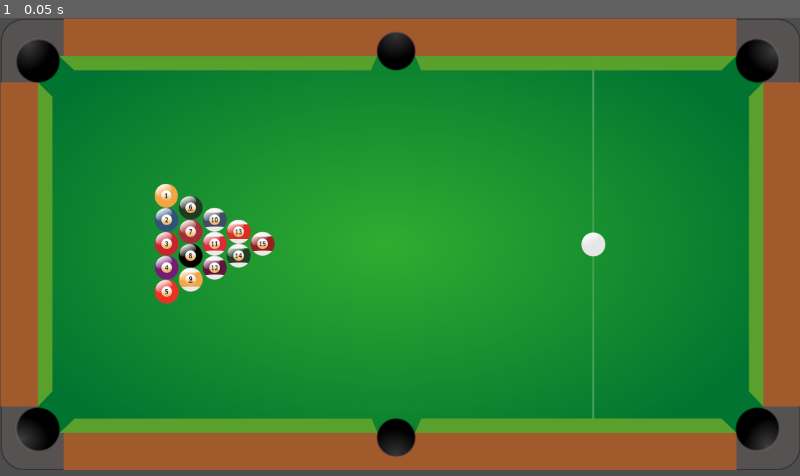
Above: before the commit, frame 1.
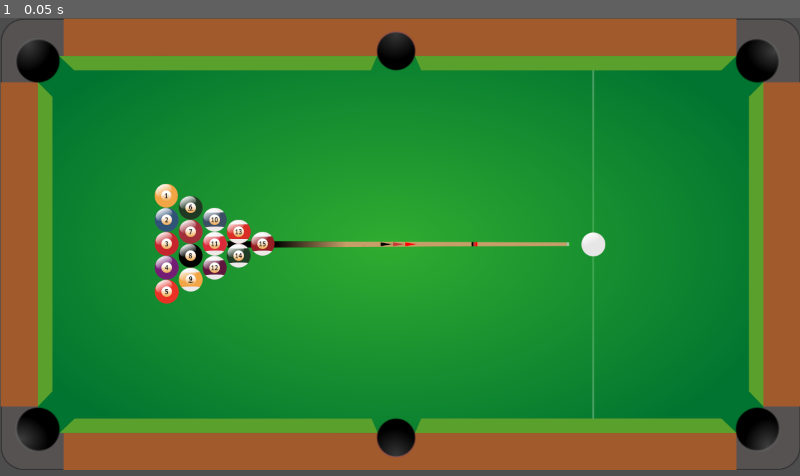
Above: after the commit, the same moment.

Repository: nuclearQuack/Godot_Billiards
Game: Godot game, scene res://scenes/main.tscn
The game is run twice, just before and just after one commit, with the same random seed, the same clock (stepped at 60 frames per second) and the same inputs.
Inputs:
- Up to frame 1 (0.05 s): no input

The runs differ from the first frame. In frame 1, 0.5% of the frame differs, in the area x 28-72%, y 48-51%.

Commit message:
Added Cue Stick

Diff:
--- /dev/null
+++ b/scenes/Cue.tscn
@@ -0,0 +1,7 @@
+[gd_scene load_steps=2 format=3 uid="uid://btv5edse0b208"]
+
+[ext_resource type="Texture2D" uid="uid://csqmfc2u5vuow" path="res://assets/cue.png" id="1_mkd6o"]
+
+[node name="Cue" type="Sprite2D"]
+texture_filter = 1
+texture = ExtResource("1_mkd6o")
--- a/scenes/main.gd
+++ b/scenes/main.gd
@@ -22,6 +22,7 @@
 func new_game():
 	generate_balls()
 	reset_cue_ball()
+	show_cue()
 
 func generate_balls():
 	#setup game balls
@@ -44,6 +45,8 @@
 	cue_ball.position = START_POS
 	cue_ball.get_node("Sprite2D").texture = ball_images.back()
 
+func show_cue():
+	$Cue.position = cue_ball.position
 
 # Called every frame. 'delta' is the elapsed time since the previous frame.
 func _process(delta):
--- a/scenes/main.tscn
+++ b/scenes/main.tscn
@@ -1,11 +1,14 @@
-[gd_scene load_steps=4 format=3 uid="uid://3jpgs21g52g4"]
+[gd_scene load_steps=5 format=3 uid="uid://3jpgs21g52g4"]
 
 [ext_resource type="Script" path="res://scenes/main.gd" id="1_dkvwh"]
 [ext_resource type="PackedScene" uid="uid://dpl5y11j2s5q8" path="res://scenes/table.tscn" id="1_jg0le"]
 [ext_resource type="PackedScene" uid="uid://qylw7cn77n8n" path="res://scenes/pool_ball.tscn" id="2_se2wb"]
+[ext_resource type="PackedScene" uid="uid://btv5edse0b208" path="res://scenes/Cue.tscn" id="4_trlqe"]
 
 [node name="Main" type="Node"]
 script = ExtResource("1_dkvwh")
 ball_scene = ExtResource("2_se2wb")
 
 [node name="Table" parent="." instance=ExtResource("1_jg0le")]
+
+[node name="Cue" parent="." instance=ExtResource("4_trlqe")]
